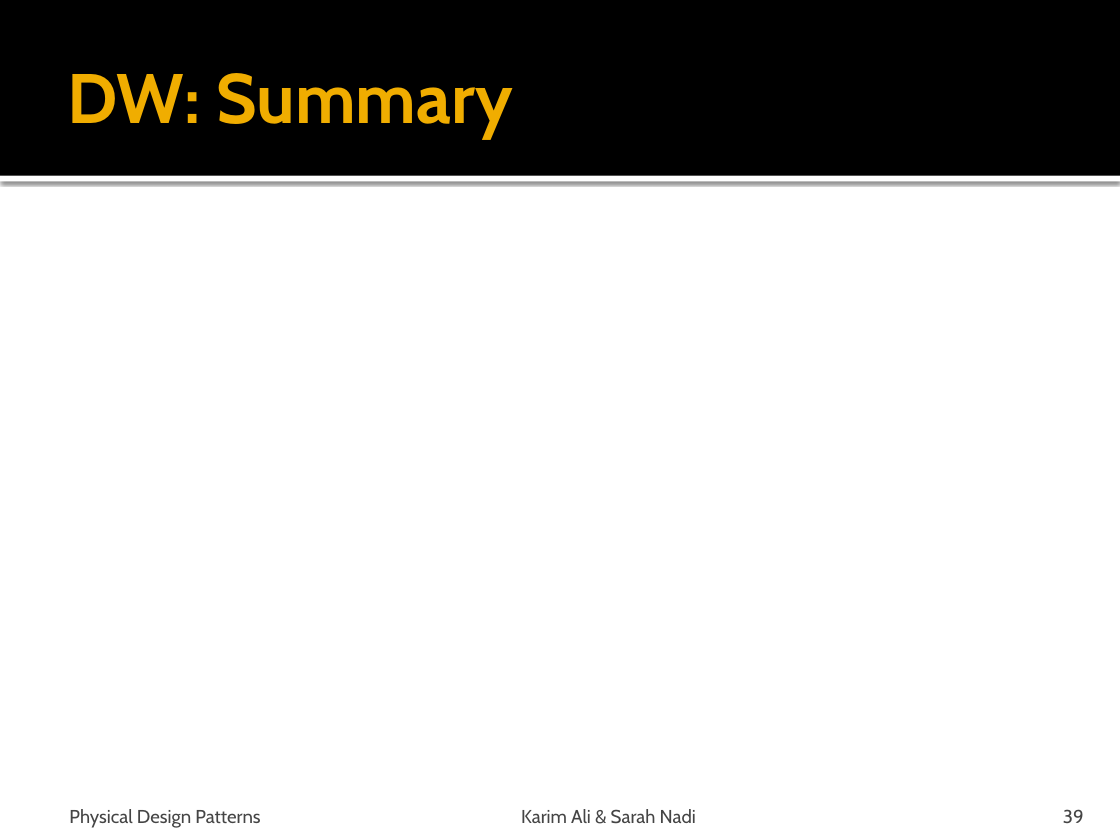
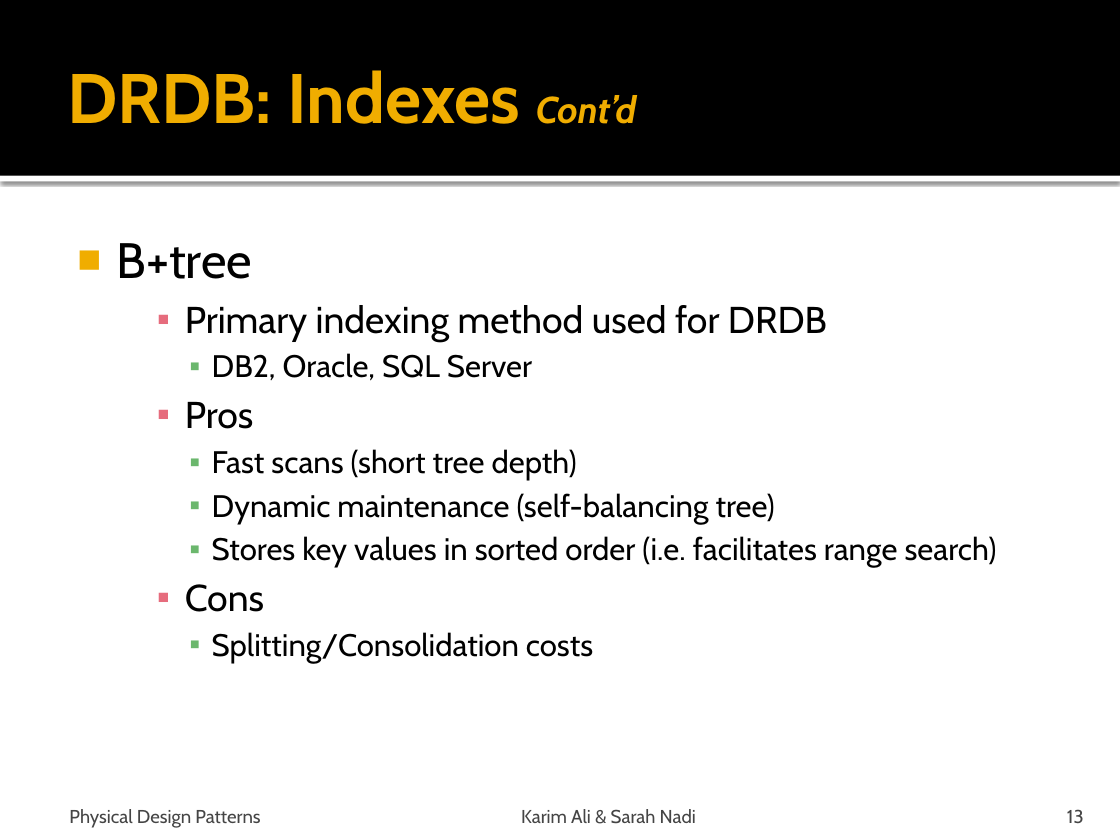
Before and after one commit to snadi/cs848-db, a slide deck: slide 13 of cs848-db/PhysDesignPres.pptx (slide 39 before the commit). Drawn at 1120x840 pixels with LibreOffice and Linux fonts; fonts in the diff are those of the drawing. Boxes give left, top, right and bottom in pixels: in the first picture for what was removed or moved away, otherwise in the second. Text is boxed around its words. In the diff, an @@ line names an element or a change of style, - is before the commit and + after.

```diff
--- a/cs848-db/PhysDesignPres.pptx
+++ b/cs848-db/PhysDesignPres.pptx
@@ title at [67,70,637,124]: text changed @@
-DW: Summary
+DRDB: Indexes Cont’d
@@ text added at [116,243,997,664], 20 pt, text #000000 @@
+■ B+tree
+    ▪ Primary indexing method used for DRDB
+      ▪ DB2, Oracle, SQL Server
+    ▪ Pros
+      ▪ Fast scans (short tree depth)
+      ▪ Dynamic maintenance (self-balancing tree)
+      ▪ Stores key values in sorted order (i.e. facilitates range search)
+    ▪ Cons
+      ▪ Splitting/Consolidation costs
@@ page number at [1067,809,1084,823]: text changed @@
-39
+13
```
Also in this commit, not shown: 9 other slides changed, 2 slides removed, 3 other files.
